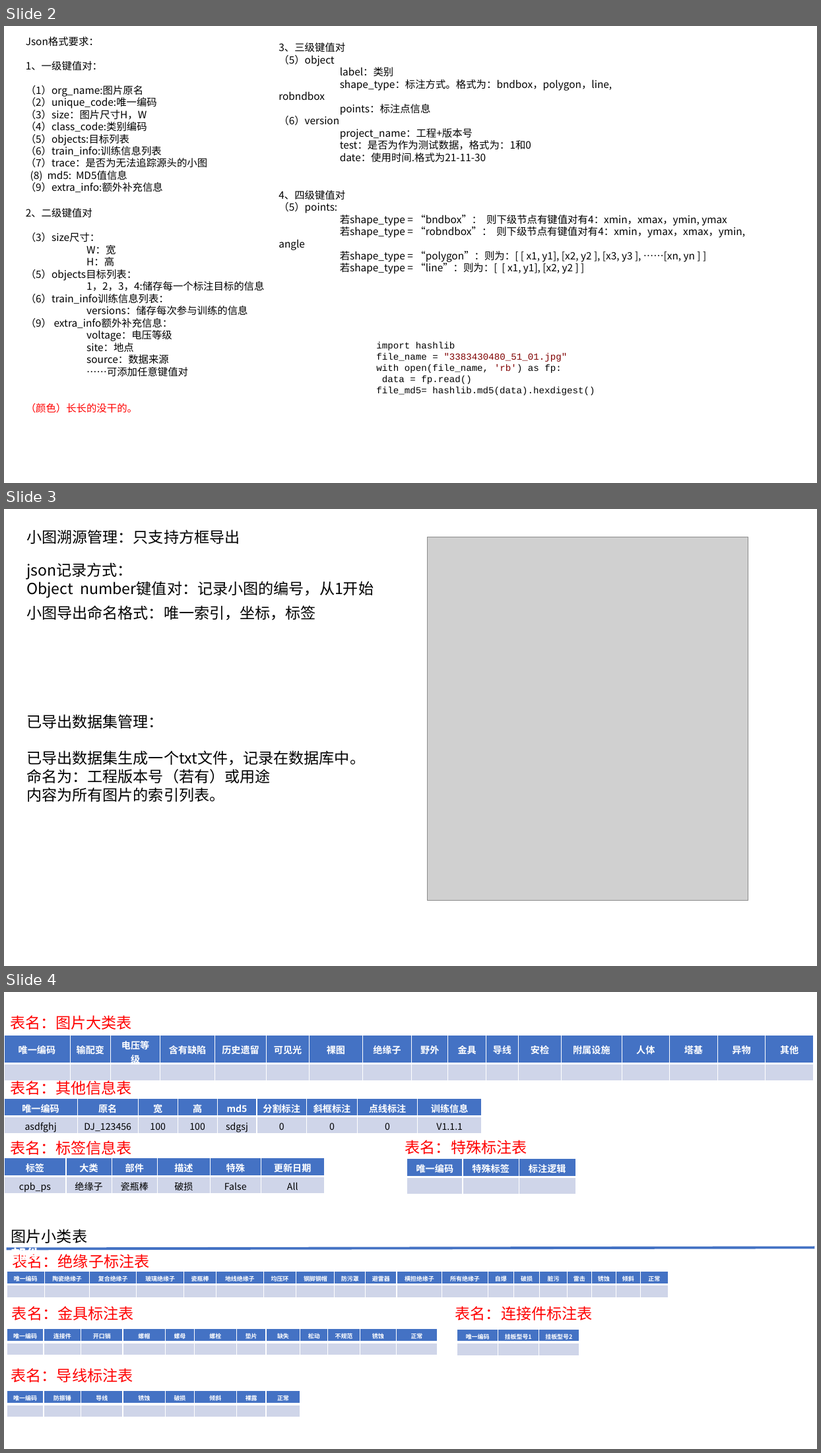
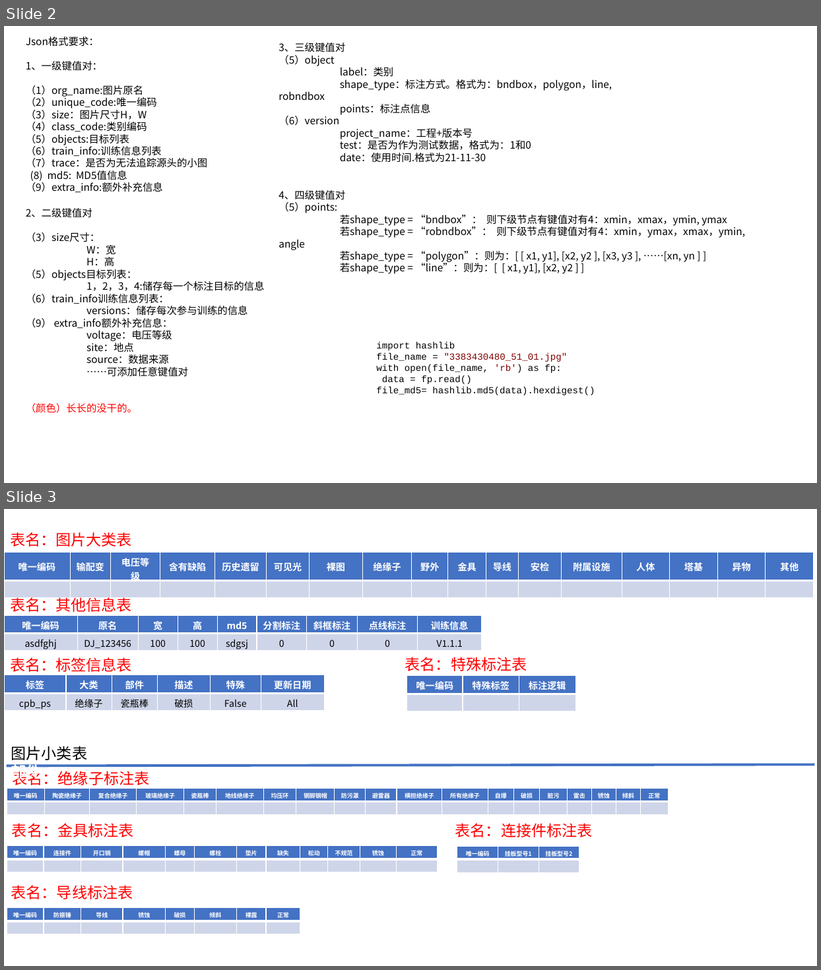
Before and after one commit to tuxingkejiteam/saturn_database, a slide deck: 数据库管理基础架构.pptx. Shown one above the other, each under a label of ours: slides 2, 3 and 4 before the commit, slides 2 and 3 after it. The pictures are 821x1453 and 821x970 pixels, drawn with LibreOffice and Linux fonts; fonts in the diff are those of the drawing; grey boxes stand for pictures. Boxes give left, top, right and bottom in pixels: in the first picture for what was removed or moved away, otherwise in the second. Text is boxed around its words. In the diff, an @@ line names an element or a change of style, - is before the commit and + after.

```diff
--- a/数据库管理基础架构.pptx
+++ b/数据库管理基础架构.pptx
@@ slide 3 removed at [4, 509, 817, 966], background #FFFFFF @@
@@ text removed at [26, 529, 240, 544] @@
-小图溯源管理：只支持方框导出
@@ picture removed at [427, 537, 748, 900] @@
@@ text removed at [26, 562, 374, 598] @@
-json记录方式：
-Object number键值对：记录小图的编号，从1开始
@@ text removed at [26, 605, 316, 621] @@
-小图导出命名格式：唯一索引，坐标，标签
@@ text removed at [26, 714, 365, 802] @@
-已导出数据集管理：
-已导出数据集生成一个txt文件，记录在数据库中。
-命名为：工程版本号（若有）或用途
-内容为所有图片的索引列表。
@@ what was slide 4 is now slide 3 @@
```
Also in this commit, not shown: 1 other slide removed, 3 other files.
